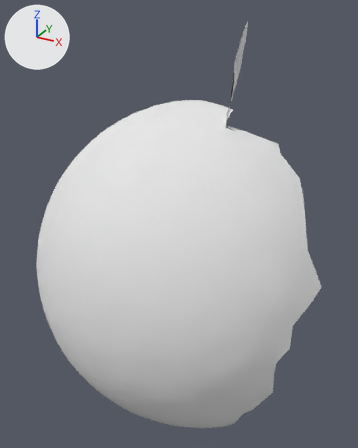
The OBJ model res/pendulum_horizontal/Pendulum_horizontal.000052.obj, before and after one commit.
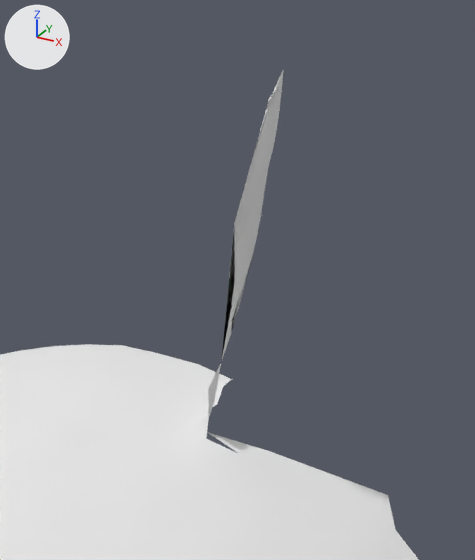
The first picture shows the older version from a 50 mm lens placed at (92.0, -14.0, 249.0), pointed at (-93.0, 322.0, 80.0). The close-ups show both versions on the part from 46% to 85% of the width and 0% to 36% of the height of that picture. Lighting does not change. The marker at upper left points along +X, +Y and +Z. Where no turn or scale is listed for an object, it has been applied to the vertices.

Script lines for the objects in view, before the commit:
```python
me_pendulum_horizontal_000052 = bpy.data.meshes.new('Pendulum_horizontal.000052')
me_pendulum_horizontal_000052.from_pydata(...)  # 4988 vertices, 9883 faces; spans x -244.0..33.0, y 216.0..398.0, z -116.0..240.0
me_pendulum_horizontal_000052.materials.append(mat_pendulum_horizontal_000052)  # white #e7e7e7
ob_pendulum_horizontal_000052 = bpy.data.objects.new('Pendulum_horizontal.000052', me_pendulum_horizontal_000052)
ob_pendulum_horizontal_000052.location = (0.0, 0.0, 0.0)
```
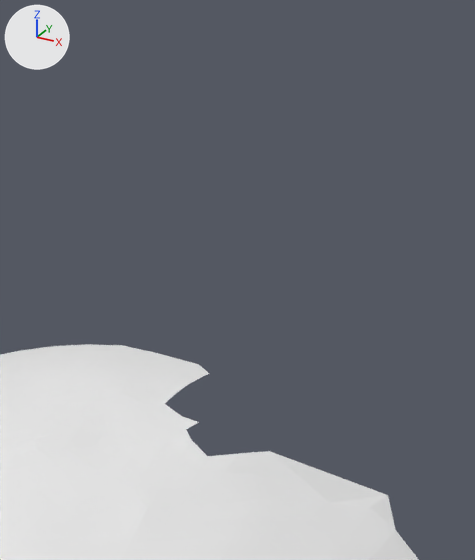
Location of each change, [x1, y1, x2, y2] in pixels of the close-ups (475 x 560 px):
'Pendulum_horizontal.000052', reshaped
    before: [0, 69, 419, 560]
    after: [0, 344, 419, 560]
part 1 of me_pendulum_horizontal_000052, deleted
    before: [165, 69, 284, 456]

Diff of the bpy script that builds the scene:
```diff
--- a/res/pendulum_horizontal/Pendulum_horizontal.000052.obj.py
+++ b/res/pendulum_horizontal/Pendulum_horizontal.000052.obj.py
@@ me_pendulum_horizontal_000052 @@
 # used by ob_pendulum_horizontal_000052; location = (0.0, 0.0, 0.0)
-me_pendulum_horizontal_000052.from_pydata(...)  # 4988 vertices, 9883 faces; spans x -244.0..33.0, y 216.0..398.0, z -116.0..240.0
-me_pendulum_horizontal_000052.materials.append(mat_pendulum_horizontal_000052)  # white #e7e7e7
+me_pendulum_horizontal_000052.from_pydata(...)  # 4913 vertices, 9734 faces; spans x -244.0..33.0, y 216.0..398.0, z -116.0..175.0
+# me_pendulum_horizontal_000052 part 1
+# 75 vertices are removed from x -65.0..-39.0, y 308.0..359.0, z 166.0..240.0
+# 149 faces are deleted
```
